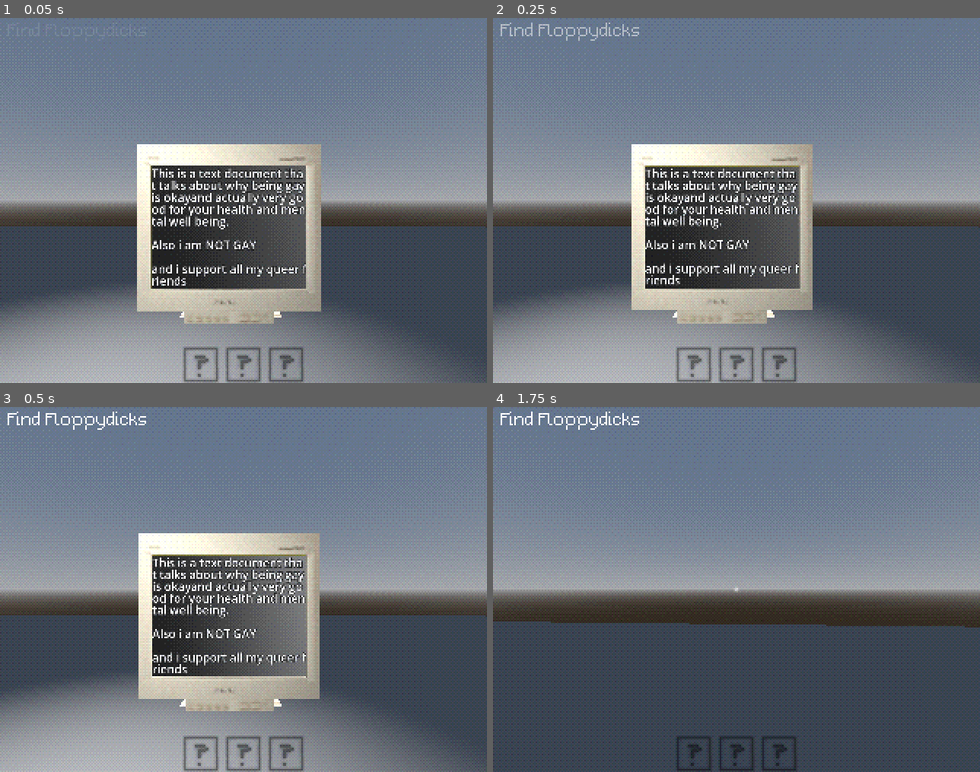
Above: before the commit, frames 1-4 (two rows, left to right).
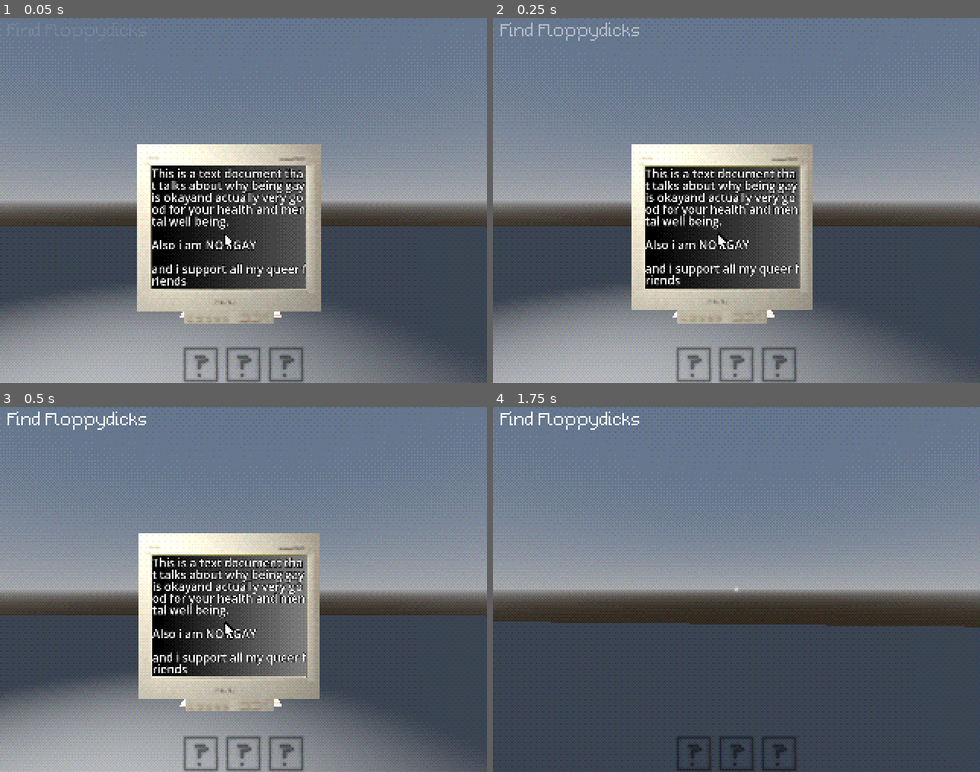
Above: after the commit, the same moments.

Repository: skibbl-dev/Horror-Renegades
Game: Godot game, scene res://scenes/post_process_stack.tscn
Two runs of this game, one before a commit and one after it. Both use one fixed random seed, a clock stepped at 60 frames per second and the inputs below.
Inputs (mouse positions are in pixels of both pictures, inside the frame that each line leads up to):
- Up to frame 1 (0.05 s): no input
- Up to frame 2 (0.25 s): no input
- Up to frame 3 (0.5 s): no input
- Up to frame 4 (1.75 s): move the mouse to (760, 589) at 0.52 s; press the mouse at (760, 589) at 0.53 s; hold W (forward) from 0.53 s (still down); tap Space (jump) at 0.77, 1.52 s; move the mouse to (712, 589) at 1.27 s; release the mouse at (712, 589) at 1.28 s; tap E (interact) at 1.35 s

The runs differ from the first frame. In frame 1, 2.5% of the frame differs, in the area x 31-63%, y 40-75%; in frame 2, 2.4%; in frame 3, 2.0%; in frame 4, nothing differs.

Commit message:
A lot idk

Diff:
--- /dev/null
+++ b/assets/shaders/Monster.tres
@@ -0,0 +1,7 @@
+[gd_resource type="ShaderMaterial" format=3 uid="uid://b5rllb0pcfr2h"]
+
+[ext_resource type="Shader" uid="uid://bhuo2h4mf768o" path="res://assets/shaders/monster.gdshader" id="1_p0yvx"]
+
+[resource]
+render_priority = 0
+shader = ExtResource("1_p0yvx")
--- a/assets/shaders/monster.gdshader
+++ b/assets/shaders/monster.gdshader
@@ -14,10 +14,10 @@
 }
 
 void fragment() {
-	ALPHA = float( int( TIME * random(UV + vec2(TIME/16.0,TIME/16.0)) ) %int(6) ) * 0.03;
-	ALBEDO.r  = float( int( TIME * random(UV + vec2(TIME/32.0,TIME/32.0)) ) %int(8) ) * 0.4;
-	ALBEDO.g  = float( int( TIME * random(UV + vec2(TIME/48.0,TIME/48.0)) ) %int(8) ) * 0.4;
-	ALBEDO.b  = float( int( TIME * random(UV + vec2(TIME/64.0,TIME/64.0)) ) %int(8) ) * 0.4;
+	ALPHA = float( int( (TIME+7.0) * random(UV + vec2(TIME/6.0,TIME/6.0)) ) %int(7) ) * 0.06;
+	ALBEDO.r = float( int( (TIME+100.0) * random(UV)) % int(100) ) * 0.01;
+	ALBEDO.g = float( int( (TIME+100.0) * random(UV)) % int(100) ) * 0.01;
+	ALBEDO.b = float( int( (TIME+100.0) * random(UV)) % int(100) ) * 0.01;
 }
 
 //void light() {
--- a/objects/Computer Monitor.tscn
+++ b/objects/Computer Monitor.tscn
@@ -2,10 +2,23 @@
 
 [ext_resource type="Script" uid="uid://dy2yu1bwjonvp" path="res://scripts/computer_monitor.gd" id="1_peer7"]
 [ext_resource type="PackedScene" uid="uid://d4egnoq5sfrl0" path="res://assets/computer/CrtMonitor.fbx" id="1_qqp44"]
+[ext_resource type="Texture2D" uid="uid://qwjys5n303g" path="res://assets/computer/Cursor.png" id="2_1g1cj"]
 [ext_resource type="PackedScene" uid="uid://mqreggrky4xt" path="res://scenes/Minigame/node_2d.tscn" id="2_4c0lh"]
+
+[sub_resource type="StandardMaterial3D" id="StandardMaterial3D_2ynjd"]
+transparency = 1
+shading_mode = 0
+albedo_texture = ExtResource("2_1g1cj")
+texture_filter = 0
+
+[sub_resource type="PlaneMesh" id="PlaneMesh_peer7"]
+material = SubResource("StandardMaterial3D_2ynjd")
+size = Vector2(0.06, 0.1)
+orientation = 2
 
 [sub_resource type="StandardMaterial3D" id="StandardMaterial3D_peer7"]
 resource_local_to_scene = true
+shading_mode = 0
 
 [sub_resource type="PlaneMesh" id="PlaneMesh_1g1cj"]
 material = SubResource("StandardMaterial3D_peer7")
@@ -15,6 +28,10 @@
 [node name="Computer Monitor" type="Node3D" unique_id=1342909355 node_paths=PackedStringArray("viewport")]
 script = ExtResource("1_peer7")
 viewport = NodePath("SubViewportContainer/Text")
+
+[node name="Screen2" type="MeshInstance3D" parent="." unique_id=1116579723]
+transform = Transform3D(1, 0, 0, 0, 1, 0, 0, 0, 1, 0, 0.52424765, 0.48166287)
+mesh = SubResource("PlaneMesh_peer7")
 
 [node name="Screen" type="MeshInstance3D" parent="." unique_id=709827300]
 transform = Transform3D(1, 0, 0, 0, 1, 0, 0, 0, 1, 0, 0.60311645, 0.4539919)
--- a/objects/monster.tscn
+++ b/objects/monster.tscn
@@ -1,16 +1,13 @@
 [gd_scene format=3 uid="uid://crrqkvrqvs8bx"]
 
-[ext_resource type="Shader" uid="uid://bhuo2h4mf768o" path="res://assets/shaders/monster.gdshader" id="1_sor3i"]
+[ext_resource type="Material" uid="uid://b5rllb0pcfr2h" path="res://assets/shaders/Monster.tres" id="1_sor3i"]
+[ext_resource type="Script" uid="uid://on0w3xjxmug2" path="res://scripts/monster.gd" id="2_j6lmt"]
 
-[sub_resource type="ShaderMaterial" id="ShaderMaterial_j6lmt"]
-render_priority = 0
-shader = ExtResource("1_sor3i")
+[sub_resource type="PlaneMesh" id="PlaneMesh_j6lmt"]
+material = ExtResource("1_sor3i")
+size = Vector2(-1, 2)
+orientation = 2
 
-[sub_resource type="CylinderMesh" id="CylinderMesh_x8skh"]
-material = SubResource("ShaderMaterial_j6lmt")
-top_radius = 1.5
-bottom_radius = 1.5
-height = 3.0
-
-[node name="MeshInstance3D" type="MeshInstance3D" unique_id=1972395279]
-mesh = SubResource("CylinderMesh_x8skh")
+[node name="Monster" type="MeshInstance3D" unique_id=1972395279]
+mesh = SubResource("PlaneMesh_j6lmt")
+script = ExtResource("2_j6lmt")
--- a/objects/player.tscn
+++ b/objects/player.tscn
@@ -24,7 +24,8 @@
 transform = Transform3D(1, 0, 0, 0, 1, 0, 0, 0, 1, 0, 0, -0.233)
 
 [node name="RayCast3D" type="RayCast3D" parent="head/Camera3D" unique_id=2007675380]
-transform = Transform3D(1, 0, 0, 0, 0.019249756, -0.9998147, 0, 0.9998147, 0.019249756, 0, 0, -0.57823765)
+transform = Transform3D(1, 0, 0, 0, 1, 0, 0, 0, 1, 0, 0, -0.57823765)
+target_position = Vector3(0, 0, -1)
 
 [node name="pickup_area" type="Marker3D" parent="head/Camera3D" unique_id=886385007]
 transform = Transform3D(1, 0, 0, 0, 1, 0, 0, 0, 1, 0.31891894, -0.45339888, -0.99432856)
--- /dev/null
+++ b/scripts/monster.gd
@@ -0,0 +1,7 @@
+extends MeshInstance3D
+
+# Billboarding
+func _process(_delta: float) -> void:
+	look_at_from_position(global_position, get_viewport().get_camera_3d().global_position)
+	rotation.x = 0
+	rotation.z = 0
Binary file added: assets/computer/Cursor.png
Not shown, added: assets/computer/Cursor.png.import
Not shown, added: scripts/monster.gd.uid
